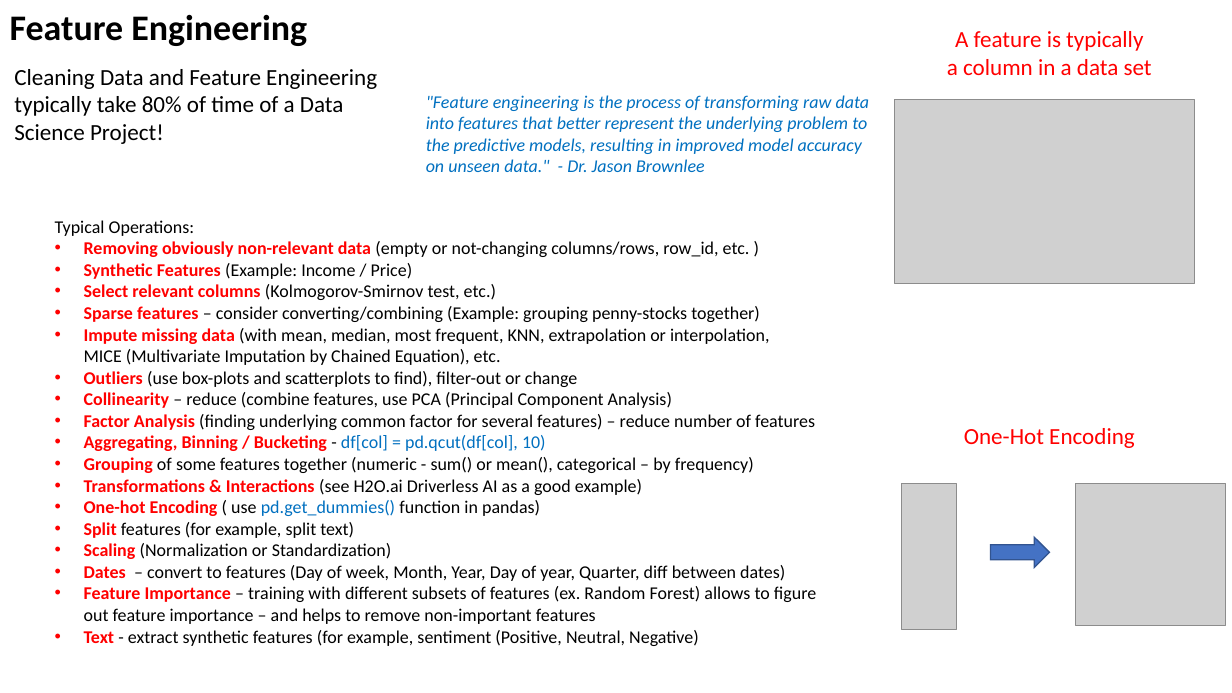
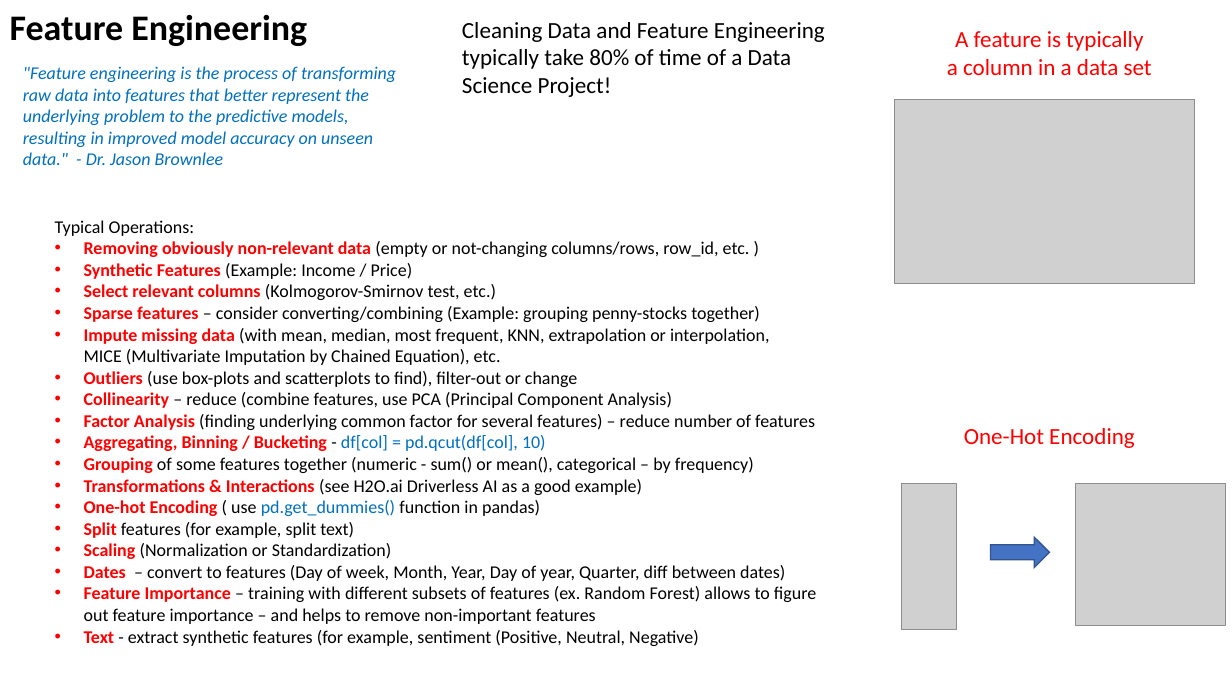
Before and after one commit to lselector/ml_ai_doc, a slide deck: slide 1 of Feature_Engineering.pptx. Drawn at 1232x693 pixels with LibreOffice and Linux fonts; fonts in the diff are those of the drawing; grey boxes stand for pictures. Boxes give left, top, right and bottom in pixels: in the first picture for what was removed or moved away, otherwise in the second. Text is boxed around its words. In the diff, an @@ line names an element or a change of style, - is before the commit and + after.

```diff
--- a/Feature_Engineering.pptx
+++ b/Feature_Engineering.pptx
@@ text "Cleaning Data and Feature Engineering ...": place and size @@
-text "Cleaning Data and Feature Engineering ..." at bbox=[14, 69, 377, 144]
+text "Cleaning Data and Feature Engineering ..." at bbox=[462, 22, 825, 97]
@@ text ""Feature engineering is the process ..." rewrapped from bbox=[426, 95, 870, 172] to bbox=[23, 66, 396, 165] @@
```
Also in this commit, not shown: 3 other slides changed, 5 slides added.
